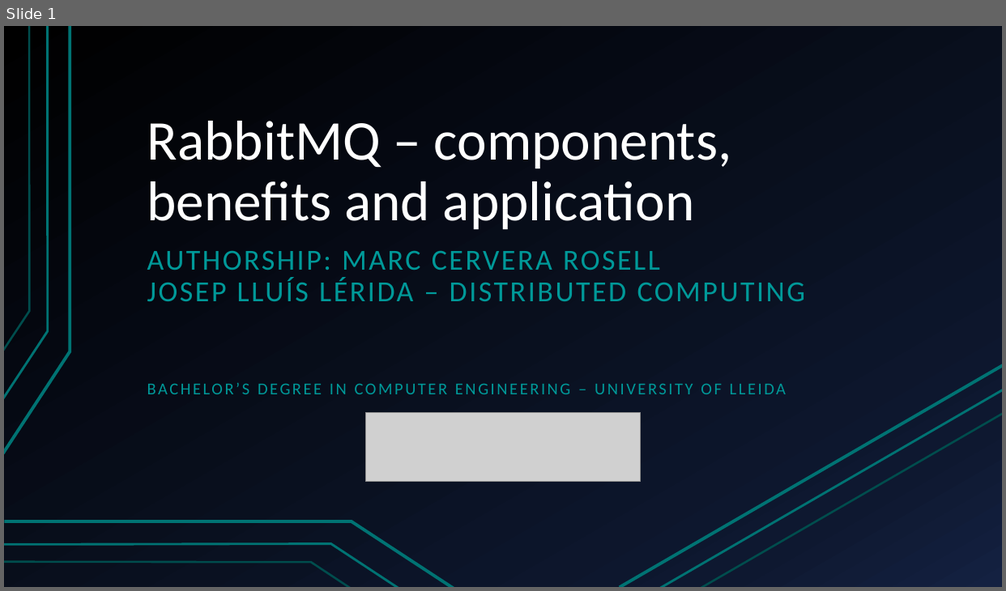
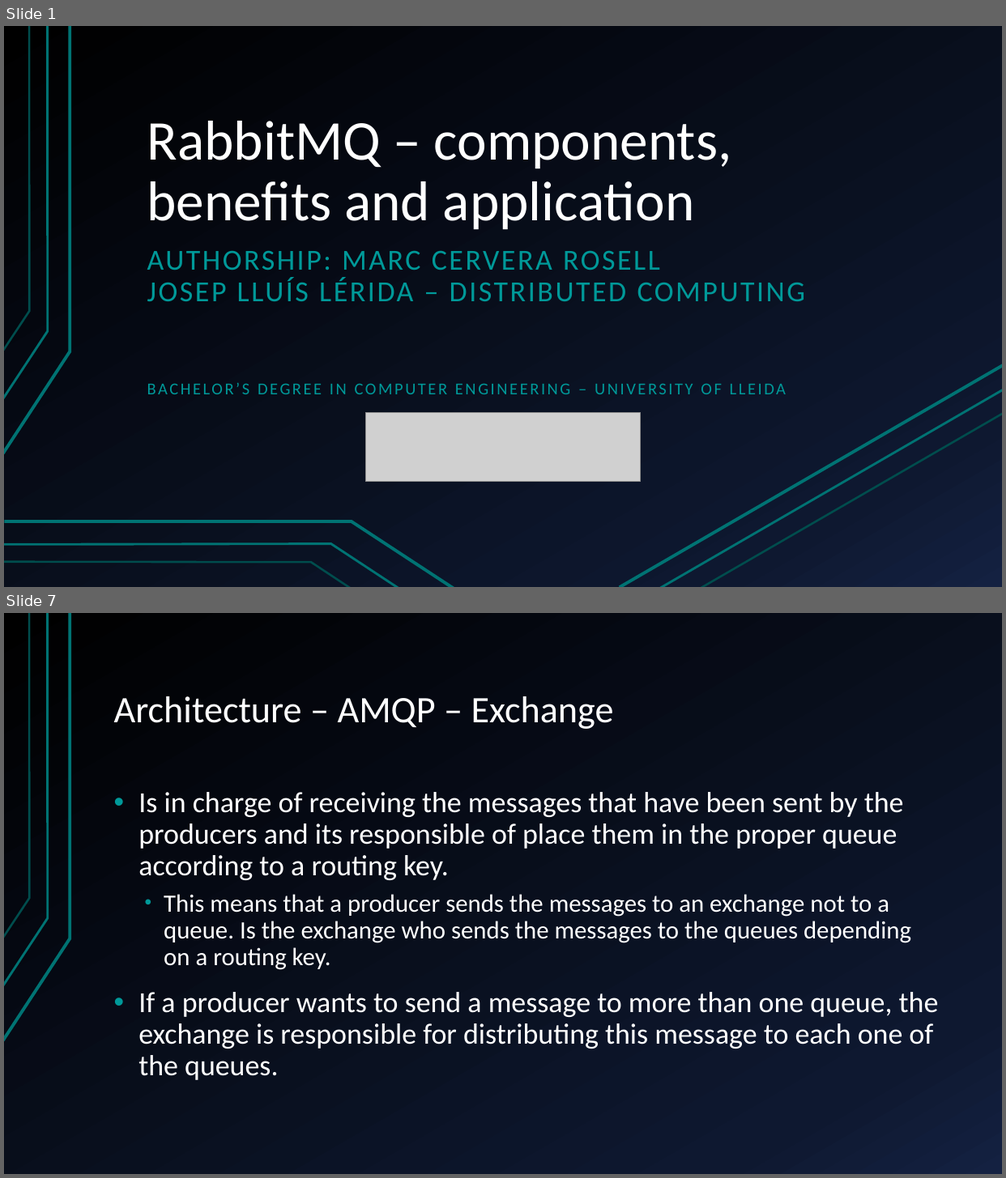
Before and after one commit to marc7666/Distributed-computing-course, a slide deck: Activities/Activity 2/RabbitMQ – components, benefits and application.pptx. Shown one above the other, each under a label of ours: slide 1 before the commit, slides 1 and 7 after it; the slides between them are not shown. The pictures are 1006x591 and 1006x1178 pixels, drawn with LibreOffice and Linux fonts; fonts in the diff are those of the drawing; grey boxes stand for pictures. Boxes give left, top, right and bottom in pixels: in the first picture for what was removed or moved away, otherwise in the second. Text is boxed around its words. In the diff, an @@ line names an element or a change of style, - is before the commit and + after.

```diff
--- a/Activities/Activity 2/RabbitMQ – components, benefits and application.pptx
+++ b/Activities/Activity 2/RabbitMQ – components, benefits and application.pptx
@@ slide 7 added at bbox=[4, 613, 1002, 1174], background gradient #000000 to #0F1931 to #142242; not listed: 3 template elements that a slide beside it also shows @@
@@ title added at bbox=[114, 696, 614, 729], 36 pt, text #FFFFFF @@
+Architecture – AMQP – Exchange
@@ text added at bbox=[138, 792, 939, 1080], 28 pt, text #FFFFFF @@
+• Is in charge of receiving the messages that have been sent by the producers and its responsible of place them in the proper queue according to a routing key.
+  • This means that a producer sends the messages to an exchange not to a queue. Is the exchange who sends the messages to the queues depending on a routing key.
+• If a producer wants to send a message to more than one queue, the exchange is responsible for distributing this message to each one of the queues.
```
Also in this commit, not shown: 9 slides changed, 13 other slides added, 4 slides removed, 2 other files.
